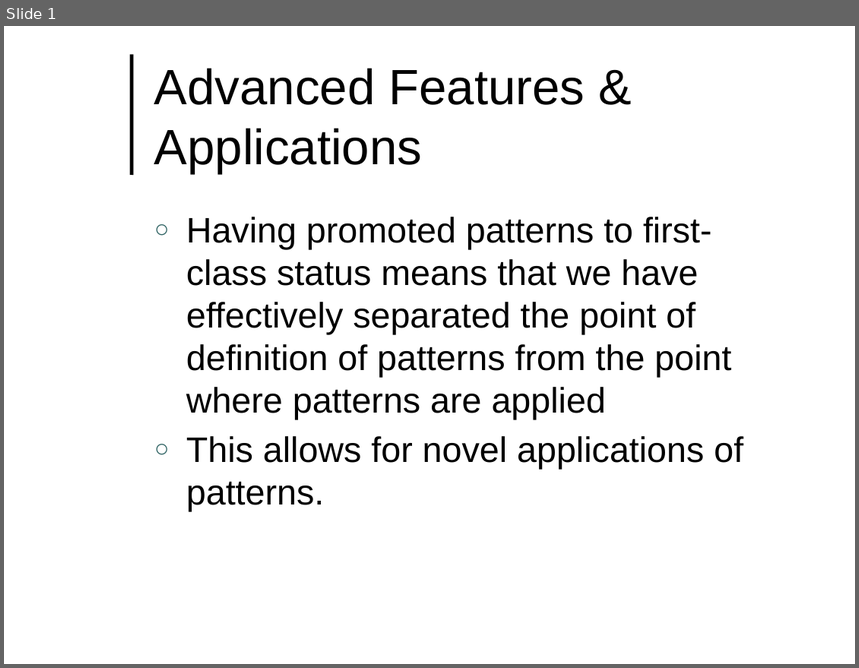
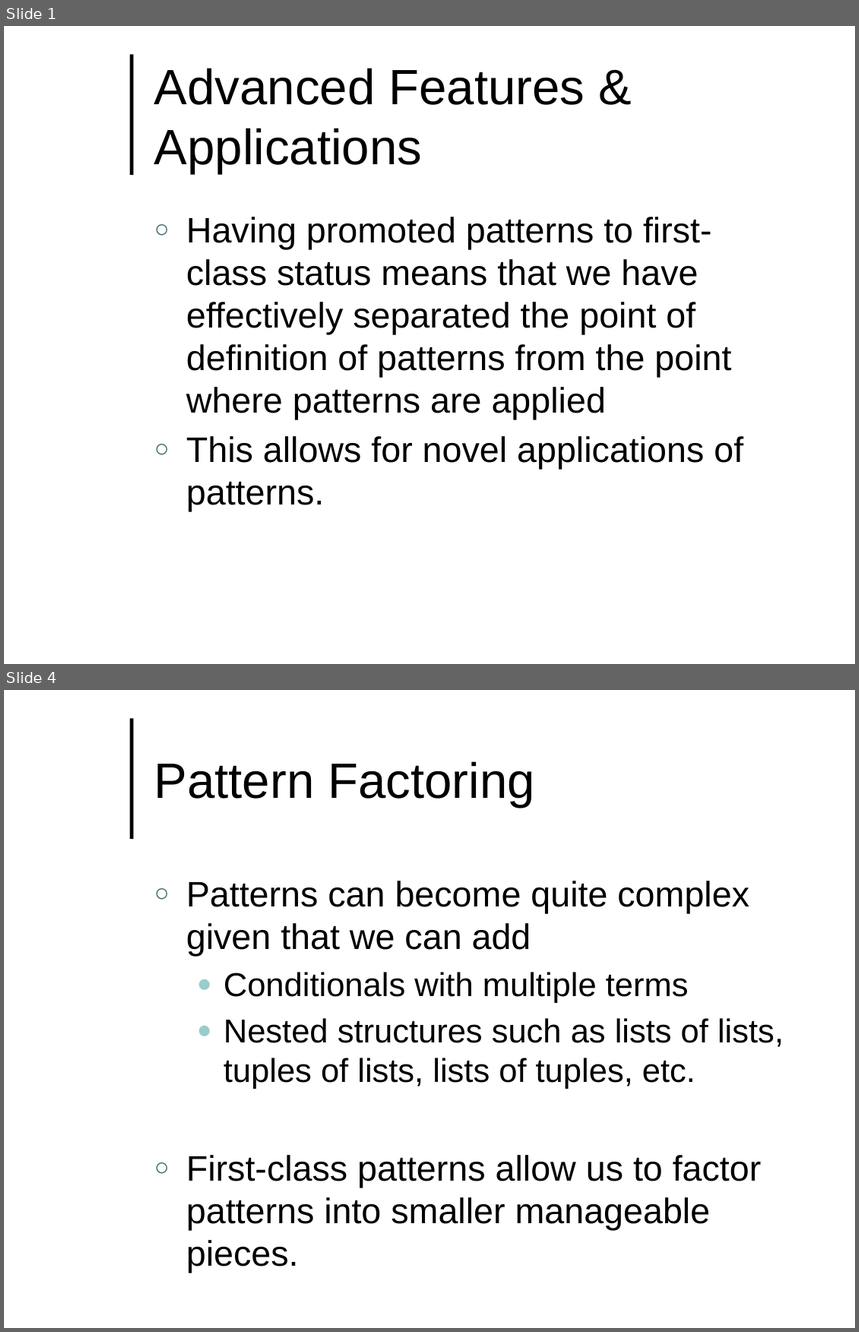
Before and after one commit to lutzhamel/CSC493, a slide deck: notes/csc493-ln015.pptx. Shown one above the other, each under a label of ours: slide 1 before the commit, slides 1 and 4 after it; the slides between them are not shown. The pictures are 859x668 and 859x1332 pixels, drawn with LibreOffice and Linux fonts; fonts in the diff are those of the drawing; background and template pictures are left out. Boxes give left, top, right and bottom in pixels: in the first picture for what was removed or moved away, otherwise in the second. Text is boxed around its words. In the diff, an @@ line names an element or a change of style, - is before the commit and + after.

```diff
--- a/notes/csc493-ln015.pptx
+++ b/notes/csc493-ln015.pptx
@@ slide 4 added at box(4, 690, 855, 1328), background #FFFFFF; not listed: 1 template element that a slide beside it also shows @@
@@ title added at box(154, 761, 534, 808), 42 pt, text #000000 @@
+Pattern Factoring
@@ text added at box(186, 881, 784, 1230), 30 pt, text #000000 @@
+○ Patterns can become quite complex given that we can add
+  ● Conditionals with multiple terms
+  ● Nested structures such as lists of lists, tuples of lists, lists of tuples, etc.
+○ First-class patterns allow us to factor patterns into smaller manageable pieces.
```
Also in this commit, not shown: 2 slides changed, 2 other slides added, 12 other files.
